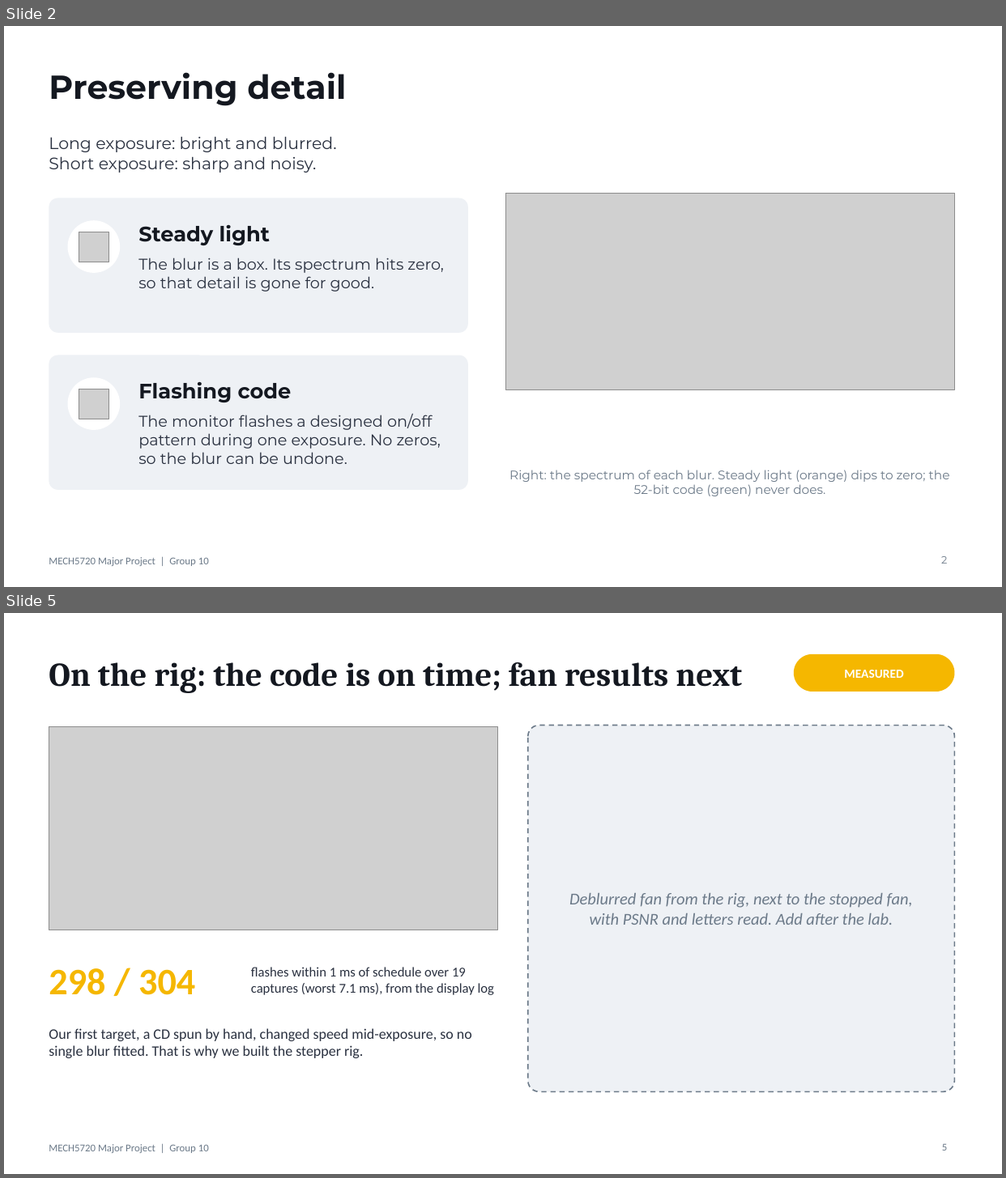
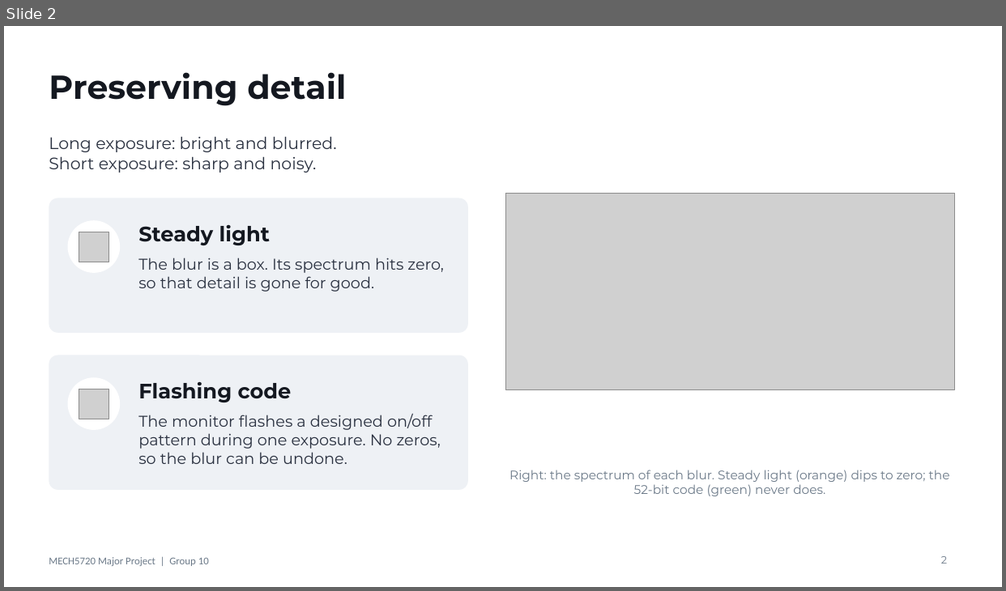
Before and after one commit to chung-811/MECH5720-Major-Project, a slide deck: presentation/MECH5720-lightning-talk.pptx. Shown one above the other, each under a label of ours: slides 2 and 5 before the commit, slide 2 after it; the slides between them are not shown. The pictures are 1006x1178 and 1006x591 pixels, drawn with LibreOffice and Linux fonts; fonts in the diff are those of the drawing; grey boxes stand for pictures. Boxes give left, top, right and bottom in pixels: in the first picture for what was removed or moved away, otherwise in the second. Text is boxed around its words. In the diff, an @@ line names an element or a change of style, - is before the commit and + after.

```diff
--- a/presentation/MECH5720-lightning-talk.pptx
+++ b/presentation/MECH5720-lightning-talk.pptx
@@ slide 5 removed at box(4, 613, 1002, 1174), background #FFFFFF; not listed: 1 template element that a slide beside it also shows @@
@@ rounded rectangle removed at box(794, 654, 955, 692) @@
@@ title removed at box(49, 662, 742, 693) @@
-On the rig: the code is on time; fan results next
@@ text removed at box(844, 670, 903, 678) @@
-MEASURED
@@ picture removed at box(49, 726, 498, 931) @@
@@ rounded rectangle removed at box(528, 726, 955, 1093) @@
@@ text removed at box(569, 893, 913, 925) @@
-Deblurred fan from the rig, next to the stopped fan, with PSNR and letters read. Add after the lab.
@@ text removed at box(49, 969, 195, 995) @@
-298 / 304
@@ text removed at box(251, 967, 494, 995) @@
-flashes within 1 ms of schedule over 19 captures (worst 7.1 ms), from the display log
@@ text removed at box(49, 1029, 472, 1059) @@
-Our first target, a CD spun by hand, changed speed mid-exposure, so no single blur fitted. That is why we built the stepper rig.
@@ page number removed at box(942, 1144, 947, 1151) @@
-5
```
Also in this commit, not shown: 3 slides changed, 5 slides added, 1 other slide removed.
